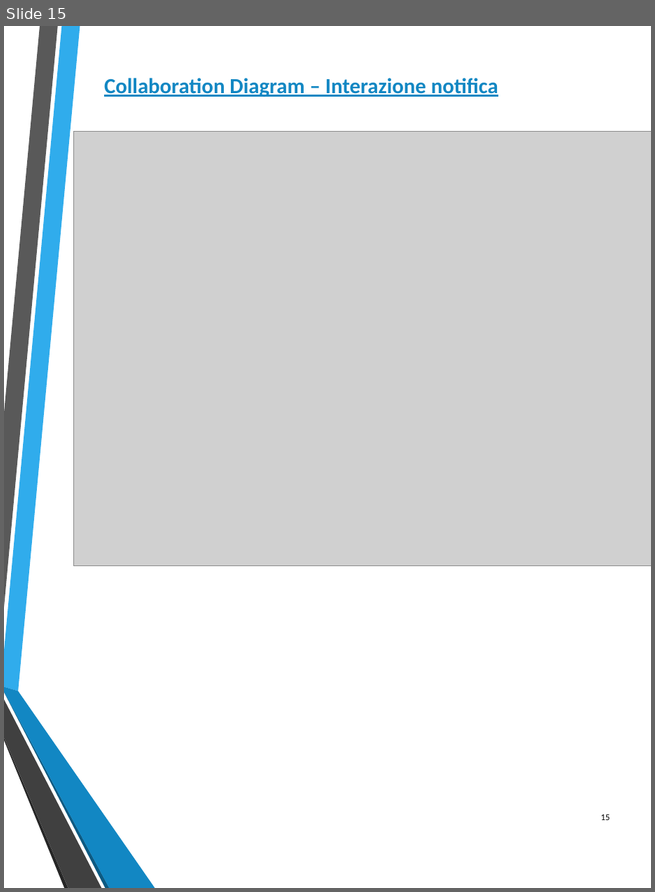
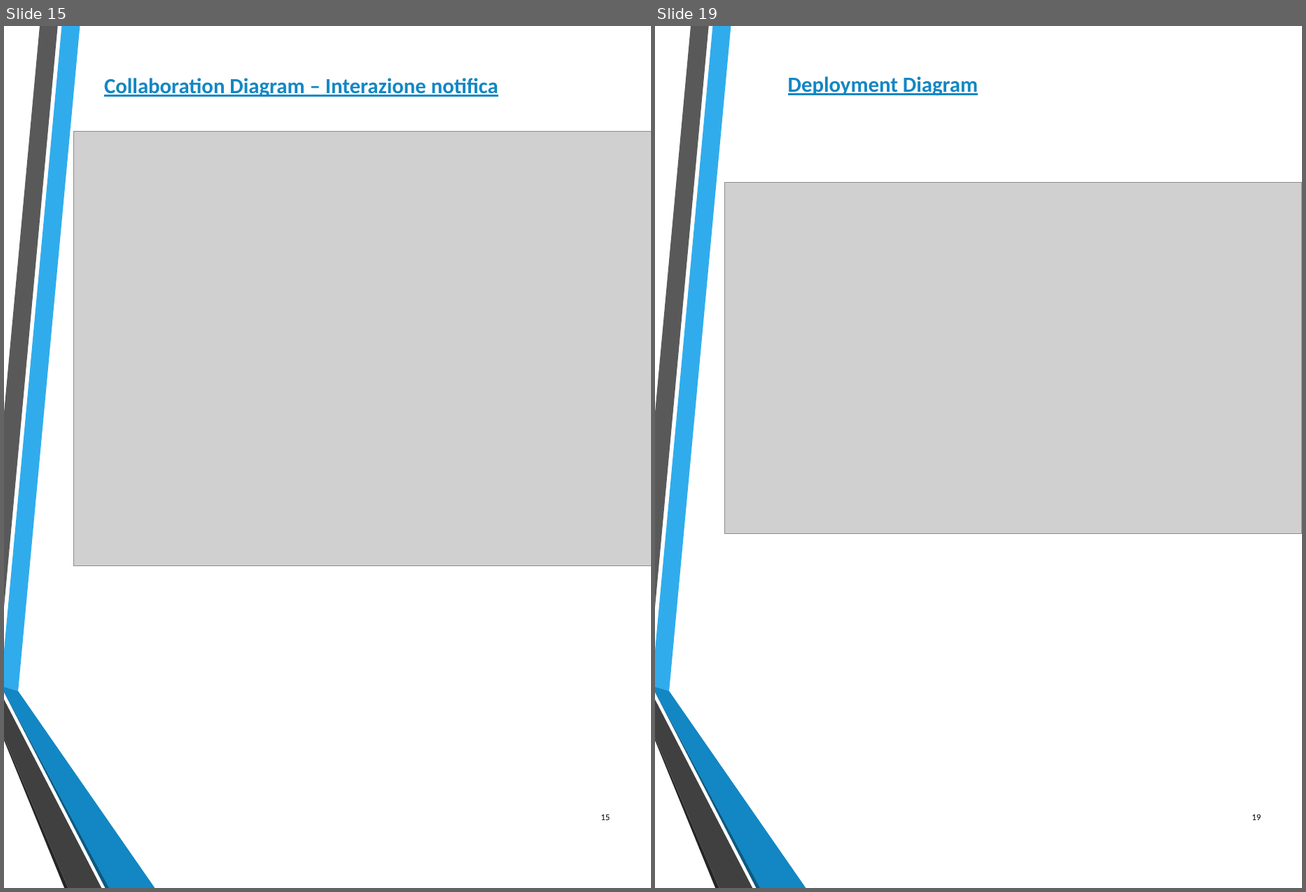
Before and after one commit to federicomegler/traffic-monitor, a slide deck: Design/Traffic_monitor.pptx. Shown side by side, each under a label of ours: slide 15 before the commit, slides 15 and 19 after it; the slides between them are not shown. The pictures are 655x892 and 1306x892 pixels, drawn with LibreOffice and Linux fonts; fonts in the diff are those of the drawing; grey boxes stand for pictures. Boxes give left, top, right and bottom in pixels: in the first picture for what was removed or moved away, otherwise in the second. Text is boxed around its words. In the diff, an @@ line names an element or a change of style, - is before the commit and + after.

```diff
--- a/Design/Traffic_monitor.pptx
+++ b/Design/Traffic_monitor.pptx
@@ slide 19 added at bbox=[655, 26, 1302, 888], background #FFFFFF; not listed: 6 template elements that a slide beside it also shows @@
@@ text added at bbox=[788, 76, 978, 96], 18 pt, text #1287C3, bold, underline @@
+Deployment Diagram
@@ picture added at bbox=[725, 183, 1302, 534] @@
@@ page number added at bbox=[1251, 814, 1261, 820], 7.5 pt, text #000000 @@
+19
```
Also in this commit, not shown: 3 slides changed, 6 other slides added, 5 slides removed.
